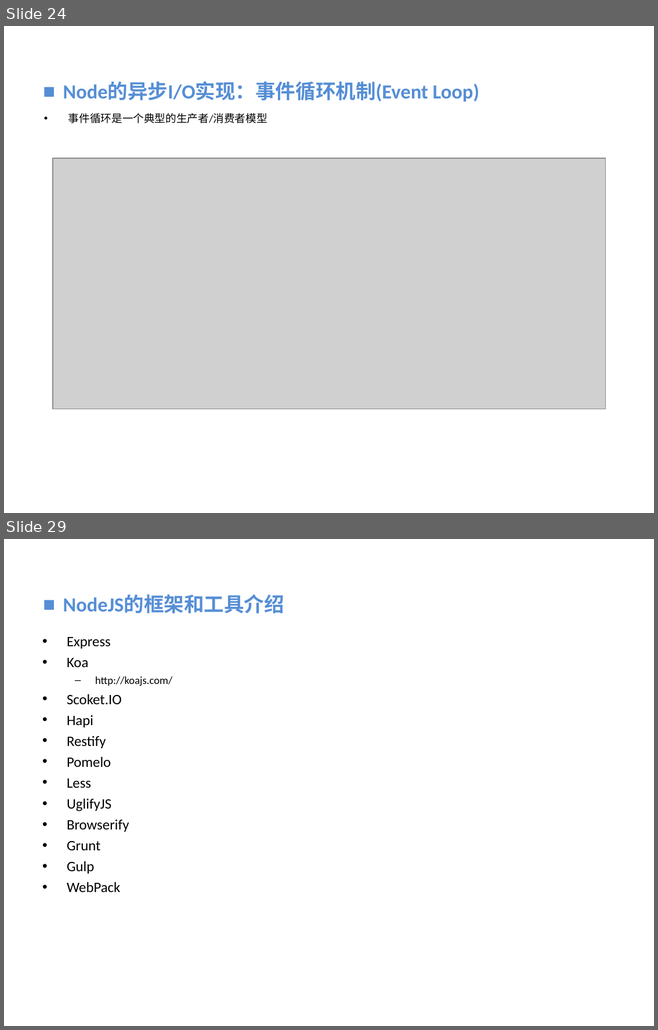
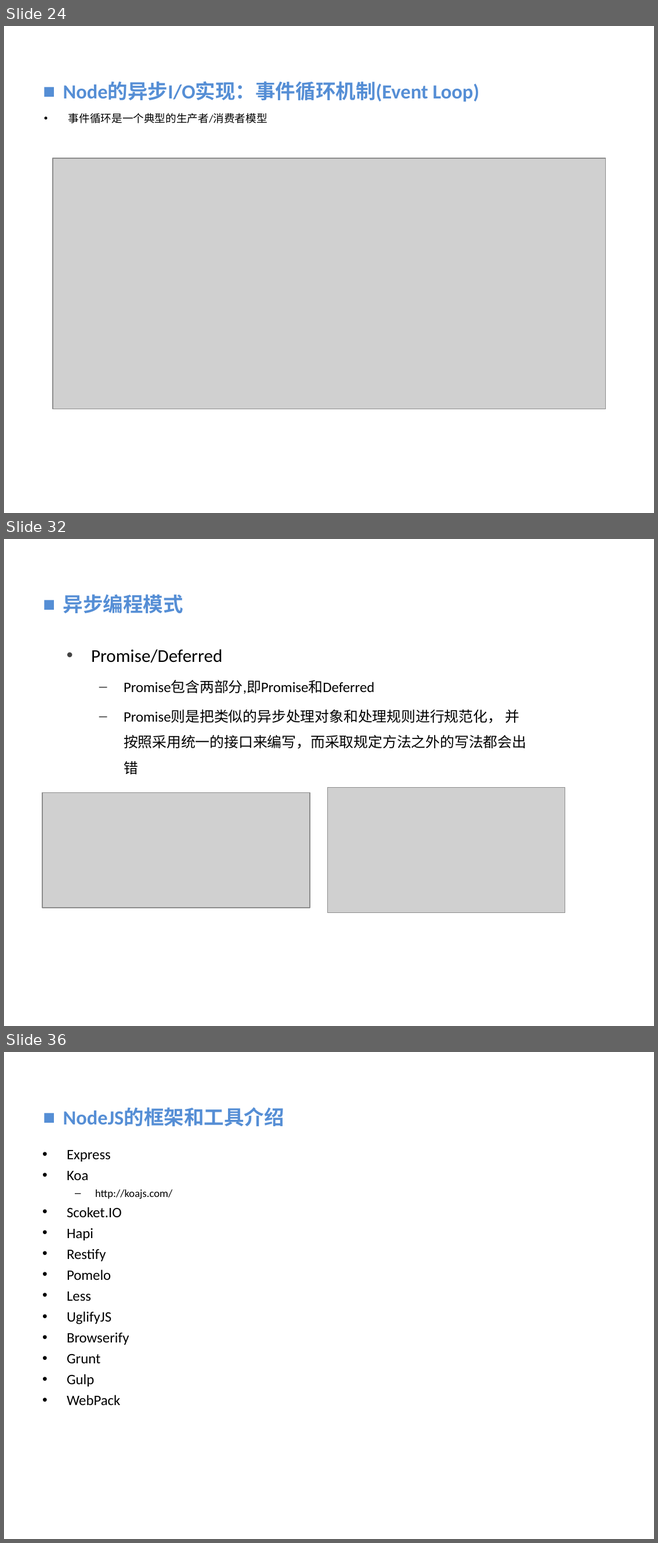
Before and after one commit to vaik/Documents, a slide deck: 我的分享/NodeJS基础概念理解.ppt. Shown one above the other, each under a label of ours: slides 24 and 29 before the commit, slides 24, 32 and 36 after it; the slides between them are not shown. The pictures are 658x1030 and 658x1543 pixels, drawn with LibreOffice and Linux fonts; fonts in the diff are those of the drawing; grey boxes stand for pictures; background and template pictures are left out. Boxes give left, top, right and bottom in pixels: in the first picture for what was removed or moved away, otherwise in the second. Text is boxed around its words. In the diff, an @@ line names an element or a change of style, - is before the commit and + after.

```diff
--- a/我的分享/NodeJS基础概念理解.ppt
+++ b/我的分享/NodeJS基础概念理解.ppt
@@ slide 32 added at (4, 539, 654, 1026), background picture (left out) @@
@@ text added at (63, 594, 183, 613), 22.2 pt, text #558ED5, bold @@
+■ 异步编程模式
@@ text added at (91, 649, 526, 774), 16 pt, text #000000 @@
+  • Promise/Deferred
+      – Promise包含两部分,即Promise和Deferred
+      – Promise则是把类似的异步处理对象和处理规则进行规范化， 并按照采用统一的接口来编写，而采取规定方法之外的写法都会出错
@@ picture added at (42, 793, 310, 908) @@
@@ picture added at (328, 788, 565, 913) @@
@@ what was slide 29 is now slide 36 @@
```
Also in this commit, not shown: 2 slides changed, 10 other slides added, 4 slides removed.
